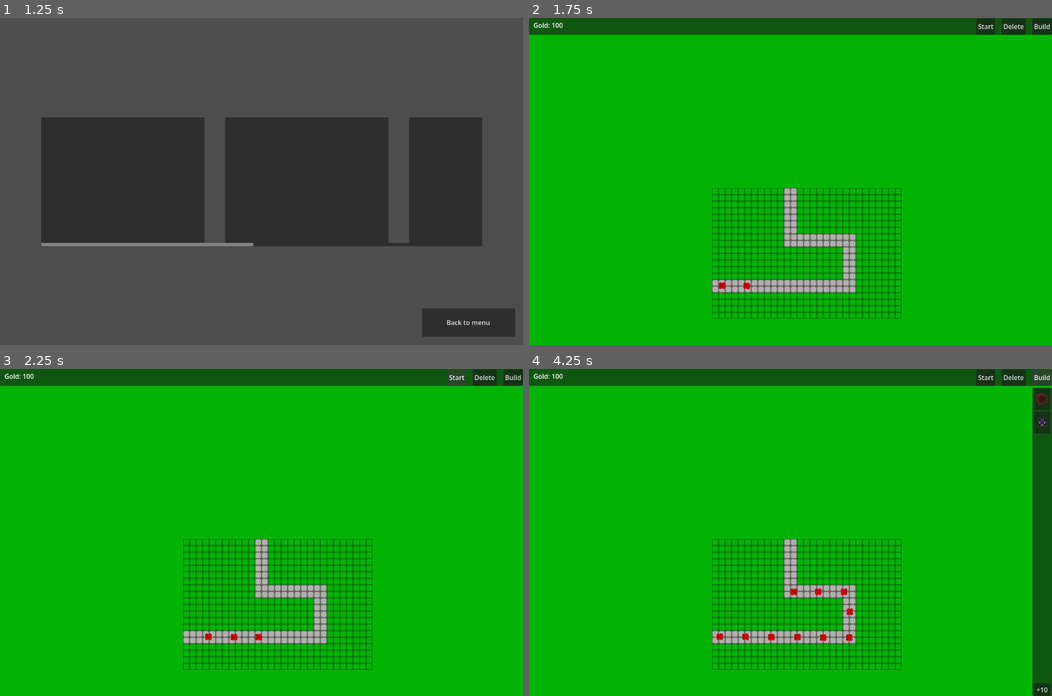
Above: before the commit, frames 1-4 (two rows, left to right).
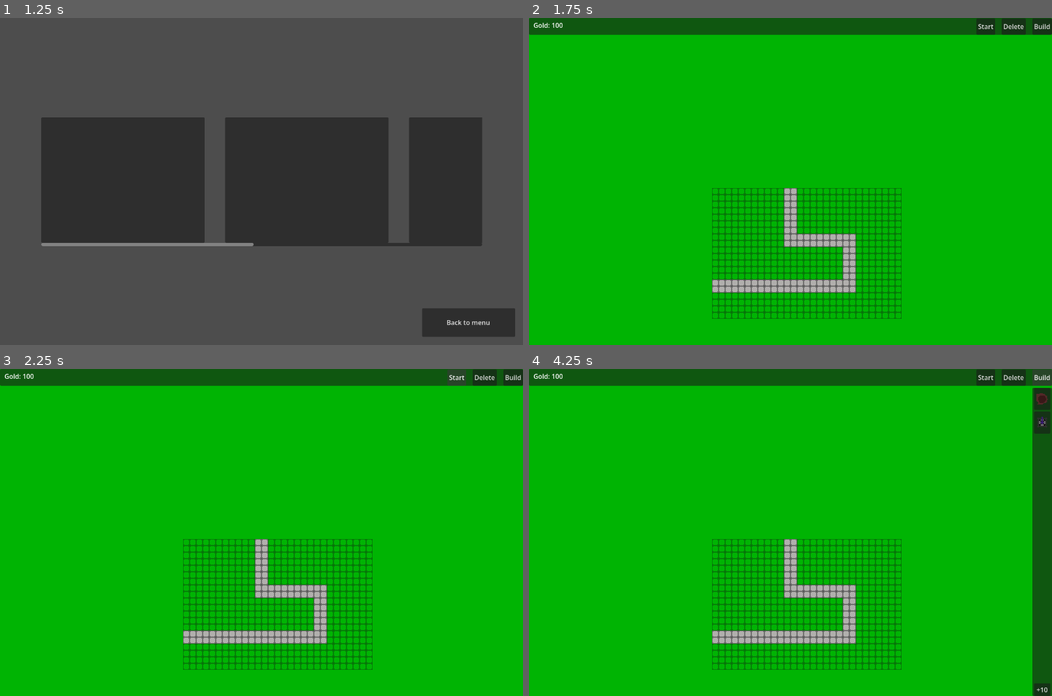
Above: after the commit, the same moments.

Repository: FrameXX/game-jam-02-2026
Game: Godot game, scene res://scenes/main_menu.tscn
The game is run twice, just before and just after one commit, with the same random seed, the same clock (stepped at 60 frames per second) and the same inputs.
Inputs (mouse positions are in pixels of both pictures, inside the frame that each line leads up to):
- Up to frame 1 (1.25 s): click "Play" at 0.5 s
- Up to frame 2 (1.75 s): click (649, 181) at 1.25 s
- Up to frame 3 (2.25 s): click "Start" at 2 s
- Up to frame 4 (4.25 s): click "Start" at 2.75 s; click "Build" at 3.5 s

Frame 1 is identical in both runs. In frame 2, less than 0.1% of the frame differs, in the area x 36-43%, y 80-83%; in frame 3, less than 0.1%; in frame 4, 0.3%, in the area x 35-62%, y 67-84%.

Commit message:
minor fixes

Diff:
--- a/project.godot
+++ b/project.godot
@@ -18,6 +18,7 @@
 [autoload]
 
 GameEvents="*uid://xaxdfqycnibg"
+Global="*uid://duwg17uvlccka"
 
 [display]
 
--- a/scenes/game.tscn
+++ b/scenes/game.tscn
@@ -1,18 +1,13 @@
 [gd_scene format=3 uid="uid://dsv1yaispraxf"]
 
 [ext_resource type="Script" uid="uid://cvqtlen6cxcwm" path="res://scripts/wave_manager.gd" id="1_iywne"]
+[ext_resource type="Script" uid="uid://cmneyvf2ivedg" path="res://scripts/game.gd" id="1_p57ef"]
 [ext_resource type="PackedScene" uid="uid://cftgkr22fkpxd" path="res://scenes/hud.tscn" id="1_uwrxv"]
 [ext_resource type="Script" uid="uid://tw2nc0iemn7b" path="res://scripts/placement_manager.gd" id="2_iywne"]
 [ext_resource type="Script" uid="uid://cgeloown8i58b" path="res://scripts/camera_2d.gd" id="2_lbhrr"]
-[ext_resource type="PackedScene" path="res://scenes/map1.tscn" id="3_lnu2h"]
-
-[sub_resource type="Curve2D" id="Curve2D_u5sy4"]
-_data = {
-"points": PackedVector2Array(0, 0, 0, 0, -190, 255, 0, 0, 0, 0, 144, 257, 0, 0, 0, 0, 145, 145, 0, 0, 0, 0, 2, 145, 0, 0, 0, 0, 0, 18)
-}
-point_count = 5
 
 [node name="Game" type="Node2D" unique_id=2084050853]
+script = ExtResource("1_p57ef")
 
 [node name="WaveManager" type="Node2D" parent="." unique_id=1414220228]
 script = ExtResource("1_iywne")
@@ -41,9 +36,4 @@
 wait_time = 2.0
 autostart = true
 
-[node name="Map" parent="." unique_id=744651617 instance=ExtResource("3_lnu2h")]
-
-[node name="Path2D" type="Path2D" parent="Map" unique_id=1623323953]
-curve = SubResource("Curve2D_u5sy4")
-
 [connection signal="timeout" from="Timer" to="WaveManager" method="_on_timer_timeout"]
--- a/scenes/map1.tscn
+++ b/scenes/maps/map_01.tscn
@@ -15,6 +15,12 @@
 sources/0 = SubResource("TileSetAtlasSource_3ti6u")
 sources/1 = SubResource("TileSetAtlasSource_v7ld6")
 
+[sub_resource type="Curve2D" id="Curve2D_plhdw"]
+_data = {
+"points": PackedVector2Array(0, 0, 0, 0, -190, 255, 0, 0, 0, 0, 144, 257, 0, 0, 0, 0, 145, 145, 0, 0, 0, 0, 2, 145, 0, 0, 0, 0, 0, 18)
+}
+point_count = 5
+
 [node name="Node2D" type="Node2D" unique_id=744651617]
 
 [node name="TileMap" type="TileMap" parent="." unique_id=1841952281]
@@ -22,3 +28,6 @@
 tile_set = SubResource("TileSet_v7ld6")
 format = 2
 layer_0/tile_data = PackedInt32Array(65536, 1, 0, 131071, 1, 0, 131072, 1, 0, 196607, 1, 0, 262143, 1, 0, 196608, 1, 0, …(8177 unchanged characters)…
+
+[node name="Path2D" type="Path2D" parent="TileMap" unique_id=1135661781]
+curve = SubResource("Curve2D_plhdw")
--- /dev/null
+++ b/scripts/GLOBAL.gd
@@ -0,0 +1,4 @@
+extends Node
+
+
+var selected_level: int = 1
--- /dev/null
+++ b/scripts/game.gd
@@ -0,0 +1,32 @@
+extends Node2D
+
+@export var level_map_scene: PackedScene # Drag your Map.tscn here in the inspector
+
+func _ready():
+
+	# Instantiate the selected map
+	load_level(Global.selected_level)
+
+func load_level(level_number: int):
+	# 1. Format the number to always be two digits (e.g., 1 becomes "01")
+	var level_string = str(level_number).pad_zeros(2)
+
+	# 2. Build the full path string
+	var map_path = "res://scenes/maps/map_" + level_string + ".tscn"
+	var json_path = "res://levels/level_" + level_string + ".json"
+
+	# 3. Load and instance the map
+	if ResourceLoader.exists(map_path):
+		var map_resource = load(map_path)
+		var map_instance = map_resource.instantiate()
+		add_child(map_instance)
+
+		# 4. Perform the "Handshake" we discussed
+		var actual_path = map_instance.find_child("Path2D")
+		if actual_path:
+			$WaveManager.path_node = actual_path
+			$WaveManager.wave_file = json_path
+			$WaveManager.load_wave_data(json_path)
+			print("Loaded Level: ", level_number)
+	else:
+		printerr("Map file not found: ", map_path)
--- a/scripts/wave_manager.gd
+++ b/scripts/wave_manager.gd
@@ -1,28 +1,9 @@
 extends Node2D
 
-# 1. Load the scene file
-#const ENEMY_SCENE = preload("res://scenes/enemies/basic.tscn")
-
-# Removed the @onready var that pointed to a specific enemy instance
-#
-##var new_enemy = ENEMY_SCENE.instantiate()
-#func _on_timer_timeout():
-#	# 2. Create a fresh instance of the enemy
-#
-#	# 3. Get the Path2D node (the parent)
-#	var path_node = $"../Map/Path2D"
-#
-#	# 4. Add the enemy as a child of the path
-#	path_node.add_child(ENEMY_SCENE.instantiate())
-#
-#	# 5. Optional: Ensure it starts at the beginning
-#	new_enemy.progress = 0
-#
-#	print("Enemy added to path!")
-#
 var wave_file: String = "res://levels/level_00.json"
 var wave_data: Dictionary
 var current_wave_index: int = 0
+var path_node: Path2D # We will fill this from the outside
 
 func _ready():
 	wave_data = load_wave_data(wave_file)
@@ -44,10 +25,13 @@
 	# group["type"] -> "slime"
 	# group["count"] -> 5
 	# group["interval"] -> 1.0
+	if not path_node:
+		printerr("WaveManager Error: No Path2D assigned!")
+		return
+
 	for i in range(group["count"]):
 		print("Spawning ", group["type"])
 		var current_enemy = load("res://scenes/enemies/" + group["type"] + ".tscn")
-		var path_node = $"../Map/Path2D"
 #
 #		# 4. Add the enemy as a child of the path
 		path_node.add_child(current_enemy.instantiate())
Renamed: levels/level_00.json -> levels/level_01.json
Not shown, added: scripts/GLOBAL.gd.uid
Not shown, added: scripts/game.gd.uid
